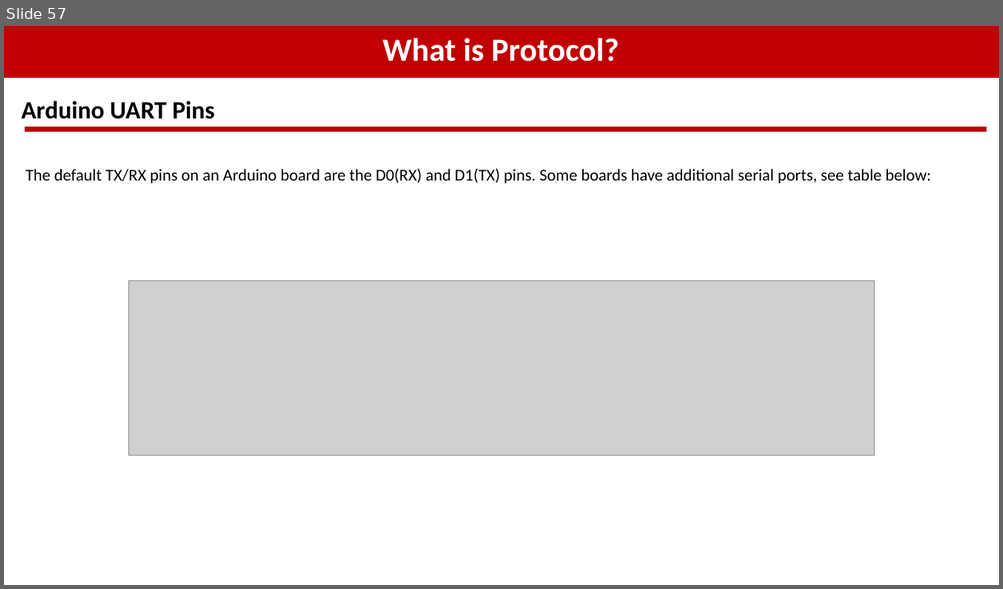
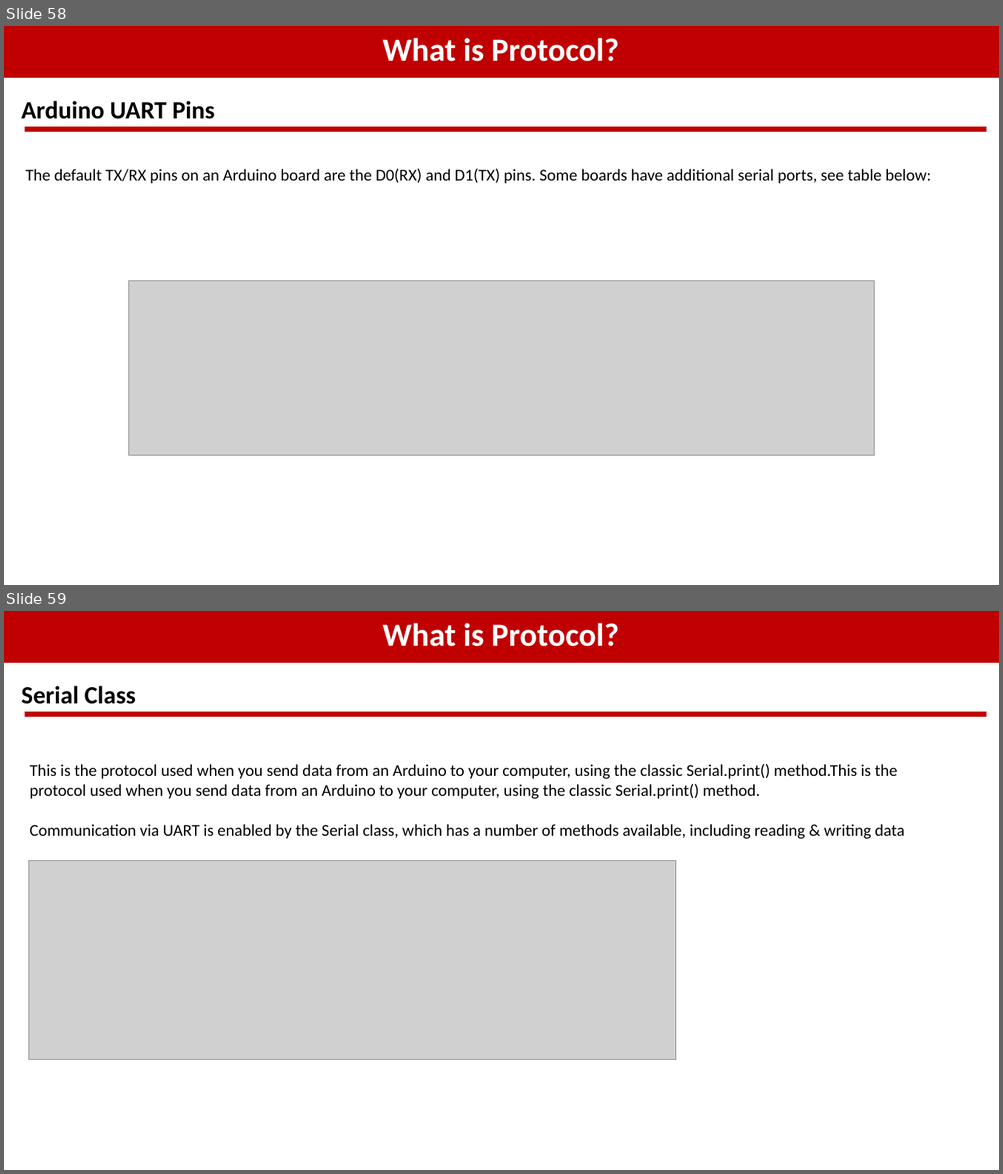
Before and after one commit to MHoangKMA/Embedded_Section, a slide deck: Embedded_Microcontroller_Day5.pptx. Shown one above the other, each under a label of ours: slide 57 before the commit, slides 58 and 59 after it. The pictures are 1003x589 and 1003x1174 pixels, drawn with LibreOffice and Linux fonts; fonts in the diff are those of the drawing; grey boxes stand for pictures. Boxes give left, top, right and bottom in pixels: in the first picture for what was removed or moved away, otherwise in the second. Text is boxed around its words. In the diff, an @@ line names an element or a change of style, - is before the commit and + after.

Commit message:
New slide Day 6

```diff
--- a/Embedded_Microcontroller_Day5.pptx
+++ b/Embedded_Microcontroller_Day5.pptx
@@ slide 59 added at box(4, 611, 999, 1170), background #FFFFFF @@
@@ rectangle added at box(4, 611, 999, 663), fill #C00000, 46.8 pt, text #FFFFFF, bold @@
+What is Protocol?
@@ text added at box(21, 686, 136, 704), 36 pt, text #000000, bold @@
+Serial Class
@@ rectangle added at box(25, 712, 986, 717), fill #C00000 @@
@@ text added at box(30, 764, 904, 839), 24 pt, text #000000 @@
+This is the protocol used when you send data from an Arduino to your computer, using the classic Serial.print() method.This is the protocol used when you send data from an Arduino to your computer, using the classic Serial.print() method.
+Communication via UART is enabled by the Serial class, which has a number of methods available, including reading & writing data
@@ picture added at box(29, 860, 676, 1059) @@
@@ what was slide 57 is now slide 58 @@
```
Also in this commit, not shown: 2 slides changed, 33 other slides added, 1 other file.
